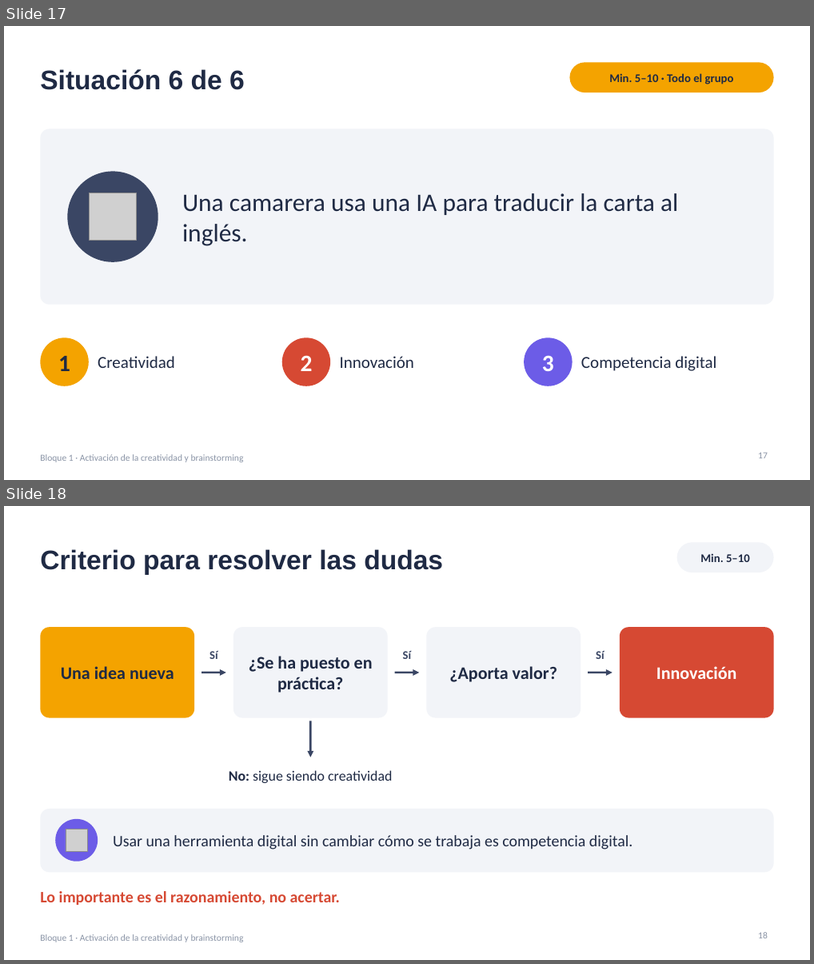
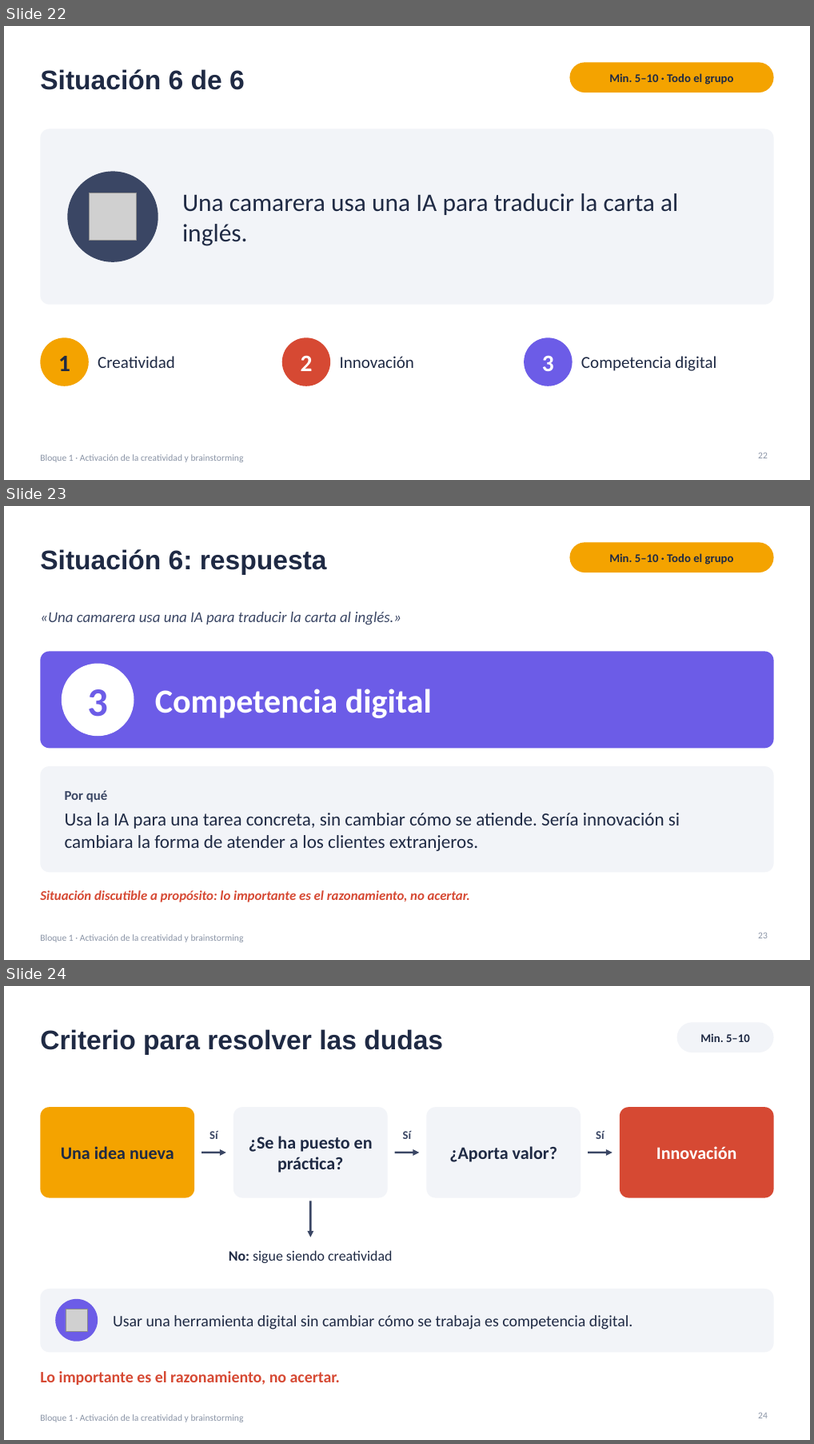
Before and after one commit to jjnieto/creatividad-ofimatica-ia, a slide deck: diapositivas/Curso.pptx. Shown one above the other, each under a label of ours: slides 17 and 18 before the commit, slides 22, 23 and 24 after it. The pictures are 814x964 and 814x1444 pixels, drawn with LibreOffice and Linux fonts; fonts in the diff are those of the drawing; grey boxes stand for pictures. Boxes give left, top, right and bottom in pixels: in the first picture for what was removed or moved away, otherwise in the second. Text is boxed around its words. In the diff, an @@ line names an element or a change of style, - is before the commit and + after.

```diff
--- a/diapositivas/Curso.pptx
+++ b/diapositivas/Curso.pptx
@@ slide 23 added at <box>4,506,810,960</box>, background #FFFFFF; not listed: 1 template element that a slide beside it also shows @@
@@ title added at <box>40,549,327,575</box>, 32 pt, text #1F2A44, bold @@
+Situación 6: respuesta
@@ rounded rectangle added at <box>570,542,774,572</box>, fill #F4A300 @@
@@ text added at <box>610,553,734,564</box>, 14 pt, text #1F2A44, bold @@
+Min. 5–10 · Todo el grupo
@@ text added at <box>40,612,402,625</box>, 18 pt, text #3A4664, italic @@
+«Una camarera usa una IA para traducir la carta al inglés.»
@@ rounded rectangle added at <box>40,651,774,748</box>, fill #6C5CE7 @@
@@ ellipse added at <box>62,664,134,736</box>, fill #FFFFFF @@
@@ text added at <box>87,689,107,716</box>, 48 pt, text #6C5CE7, bold @@
+3
@@ text added at <box>155,688,432,718</box>, 40 pt, text #FFFFFF, bold @@
+Competencia digital
@@ rounded rectangle added at <box>40,766,774,872</box>, fill #F2F4F8 @@
@@ text added at <box>65,790,680,851</box>, 22 pt, text #1F2A44 @@
+Por qué
+Usa la IA para una tarea concreta, sin cambiar cómo se atiende. Sería innovación si cambiara la forma de atender a los clientes extranjeros.
@@ text added at <box>40,890,470,902</box>, 16 pt, text #D64933, bold, italic @@
+Situación discutible a propósito: lo importante es el razonamiento, no acertar.
@@ page number added at <box>758,932,768,938</box>, 11 pt, text #8A94A6 @@
+23
@@ what was slide 17 is now slide 22 @@
@@ page number at <box>758,452,768,458</box>: text changed @@
-17
+22
@@ what was slide 18 is now slide 24 @@
@@ page number at <box>758,1412,768,1418</box>: text changed @@
-18
+24
```
Also in this commit, not shown: 5 other slides added, 2 other files.
